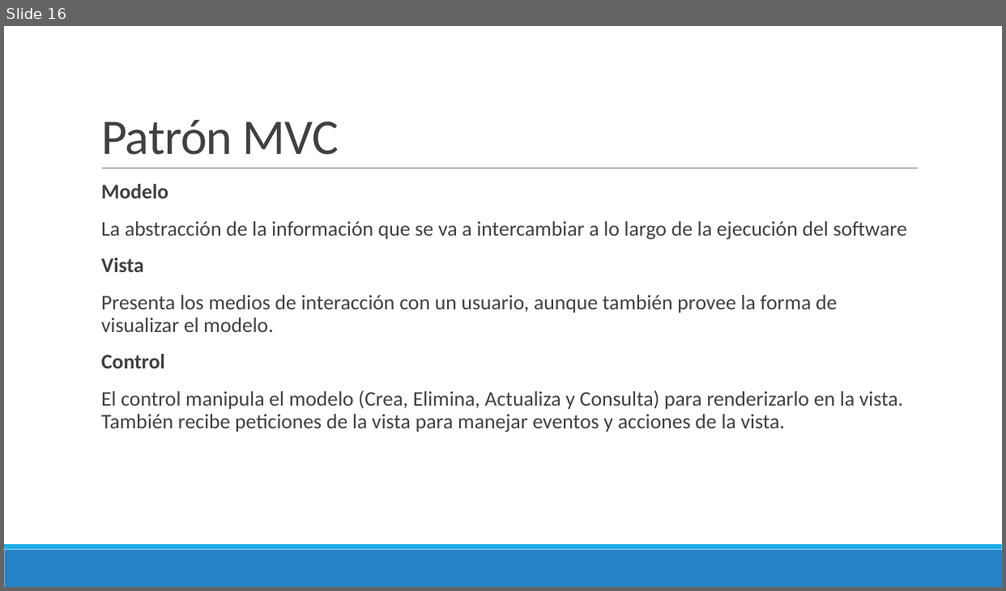
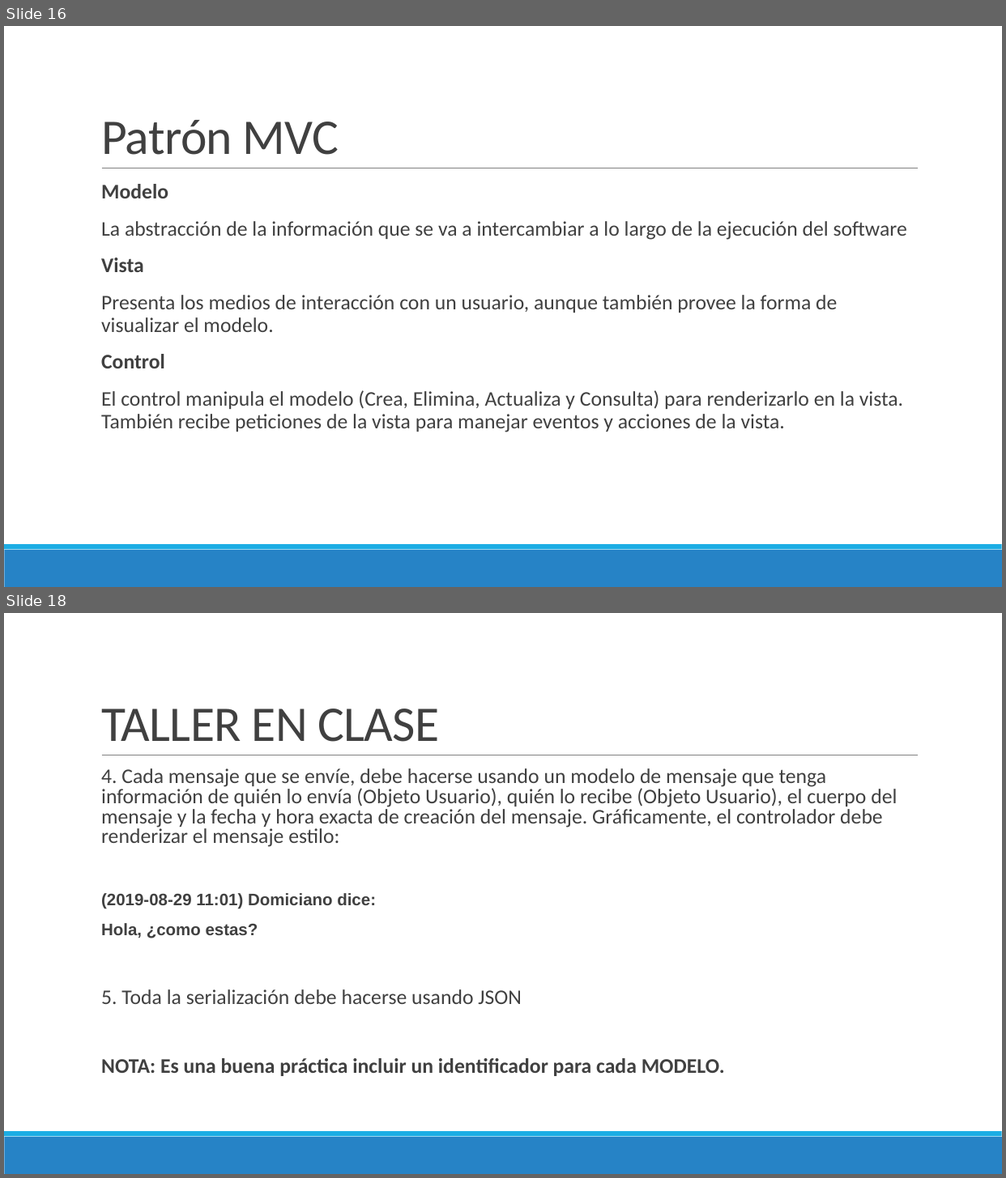
Before and after one commit to Domiciano/ProgramRed192, a slide deck: Clase5/Presentación.pptx. Shown one above the other, each under a label of ours: slide 16 before the commit, slides 16 and 18 after it; the slides between them are not shown. The pictures are 1006x591 and 1006x1178 pixels, drawn with LibreOffice and Linux fonts; fonts in the diff are those of the drawing. Boxes give left, top, right and bottom in pixels: in the first picture for what was removed or moved away, otherwise in the second. Text is boxed around its words. In the diff, an @@ line names an element or a change of style, - is before the commit and + after.

```diff
--- a/Clase5/Presentación.pptx
+++ b/Clase5/Presentación.pptx
@@ slide 18 added at (4, 613, 1002, 1174), background #FFFFFF; not listed: 3 template elements that a slide beside it also shows @@
@@ title added at (101, 709, 439, 742), 48 pt, text #404040 @@
+TALLER EN CLASE
@@ text added at (101, 769, 897, 1076), 20 pt, text #404040 @@
+  4. Cada mensaje que se envíe, debe hacerse usando un modelo de mensaje que tenga información de quién lo envía (Objeto Usuario), quién lo recibe (Objeto Usuario), el cuerpo del mensaje y la fecha y hora exacta de creación del mensaje. Gráficamente, el controlador debe renderizar el mensaje estilo:
+  (2019-08-29 11:01) Domiciano dice:
+  Hola, ¿como estas?
+  5. Toda la serialización debe hacerse usando JSON
+  NOTA: Es una buena práctica incluir un identificador para cada MODELO.
```
Also in this commit, not shown: 1 other slide added.
